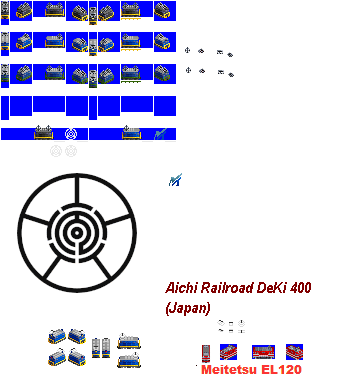
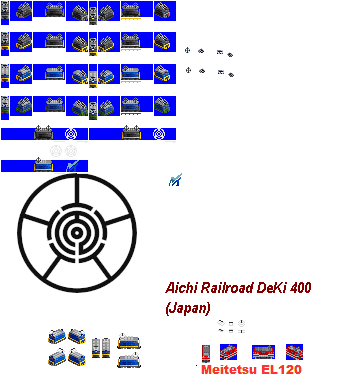
Layer changes from the first w=353, h=392 image to the second:
added layer "deki 400 old" above "deki 400 black" over bbox(1, 9, 170, 140)
painted on "deki 400 black" over bbox(1, 33, 175, 143)
painted on "deki 400 new" over bbox(1, 33, 179, 180)
painted on "deki 400 cc" over bbox(1, 65, 170, 120)
painted on "meitetsu" over bbox(1, 160, 88, 172)
